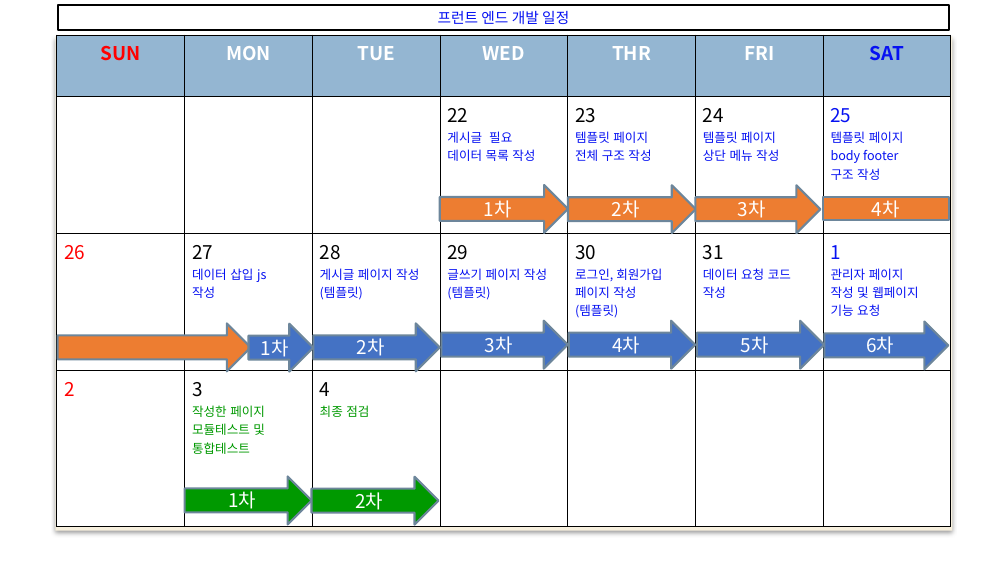
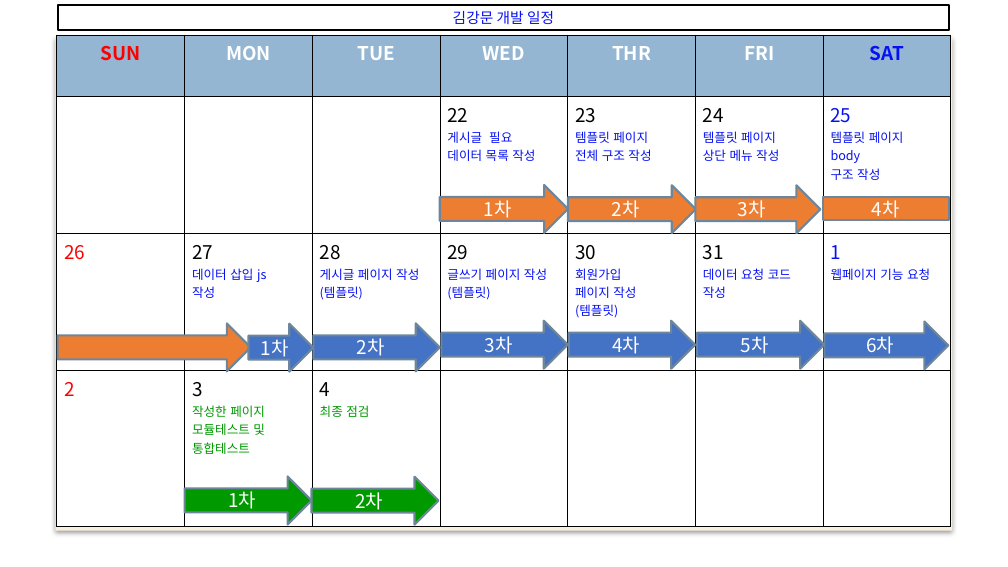
Before and after one commit to web5-kimgangmoon/teamproject_cloneCoding-Kim-Lee-Son-, a slide deck: slide 21 of 스케줄표.pptx (slide 18 before the commit). Drawn at 1008x567 pixels with LibreOffice and Linux fonts; fonts in the diff are those of the drawing; background and template pictures are left out. Boxes give left, top, right and bottom in pixels: in the first picture for what was removed or moved away, otherwise in the second. Text is boxed around its words. In the diff, an @@ line names an element or a change of style, - is before the commit and + after.

```diff
--- a/스케줄표.pptx
+++ b/스케줄표.pptx
@@ text in rectangle at bbox=[453, 11, 554, 24]: text changed @@
-  프런트 엔드 개발 일정
+  김강문 개발 일정
@@ table at bbox=[57, 35, 951, 526] @@
-row 2, column 7: 25 / 템플릿 페이지 / body footer / 구조 작성
+row 2, column 7: 25 / 템플릿 페이지 / body / 구조 작성
-row 3, column 5: 30 / 로그인, 회원가입 / 페이지 작성 / (템플릿)
+row 3, column 5: 30 / 회원가입 / 페이지 작성 / (템플릿)
-row 3, column 7: 1 / 관리자 페이지 / 작성 및 웹페이지 기능 요청
+row 3, column 7: 1 / 웹페이지 기능 요청
```
Also in this commit, not shown: 9 other slides changed, 3 slides added.
